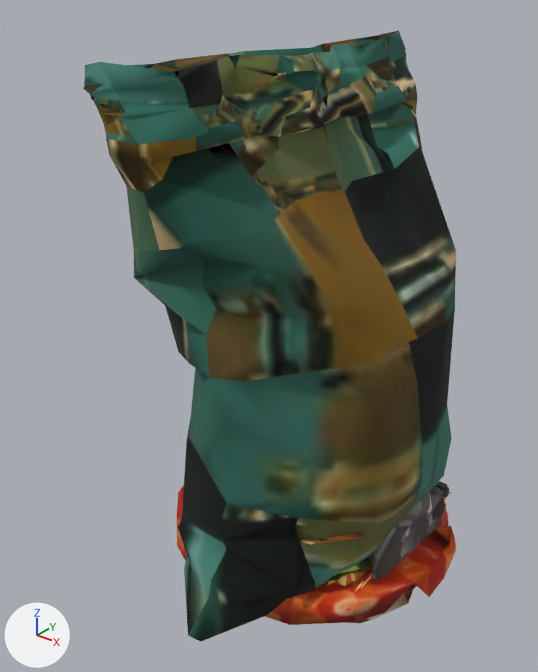
Two versions of the glTF model public/packs/plats.glb, one commit apart.
Before and after are seen from a 50 mm lens placed at (0.363, -0.531, 0.55), pointed at (-0.035, -0.034, 0.242). The axes (+X, +Y, +Z) are drawn at lower left. The lights are the same throughout. The first picture is the older version. Where no turn or scale is listed for an object, it has been applied to the vertices.

The first picture shows 'legumes-surgeles', 'maniques', 'pierre-pizza', 'sac-poubelle' and 3 more.
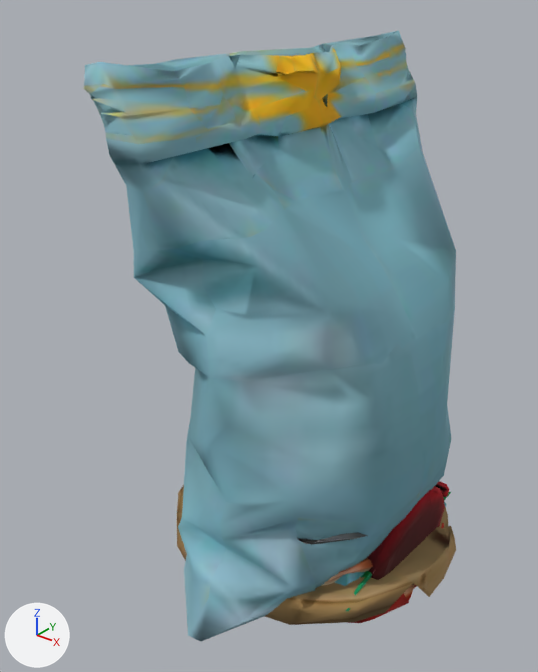
Edits to the scene script, one JSON object a line:
```json
{"op": "set", "path": "mat_atlas_010.texture", "old": "img_atlas_010", "new": "img_atlas_009"}
{"op": "set", "path": "mat_atlas_012.texture", "old": "img_atlas_012", "new": "img_atlas_011"}
{"op": "set", "path": "mat_atlas_019.texture", "old": "img_atlas_019", "new": "img_atlas_018"}
{"op": "set", "path": "mat_atlas_027.texture", "old": "img_atlas_027", "new": "img_atlas_026"}
```

What differs and where, as boxes [x1, y1, x2, y2] in the pictures (538 x 672 px):
```json
{"object": "sac-poubelle", "change": "surface changed", "before": [83, 31, 456, 642], "after": [83, 31, 456, 642], "on screen": "lighter"}
{"object": "pierre-pizza", "change": "surface changed", "before": [177, 485, 456, 625], "after": [177, 485, 456, 625]}
{"object": "maniques", "change": "surface changed", "before": [367, 481, 449, 580], "after": [367, 481, 449, 580], "on screen": "darker"}
{"object": "legumes-surgeles", "change": "surface changed", "before": [335, 492, 451, 611], "after": [335, 492, 451, 611]}
```
